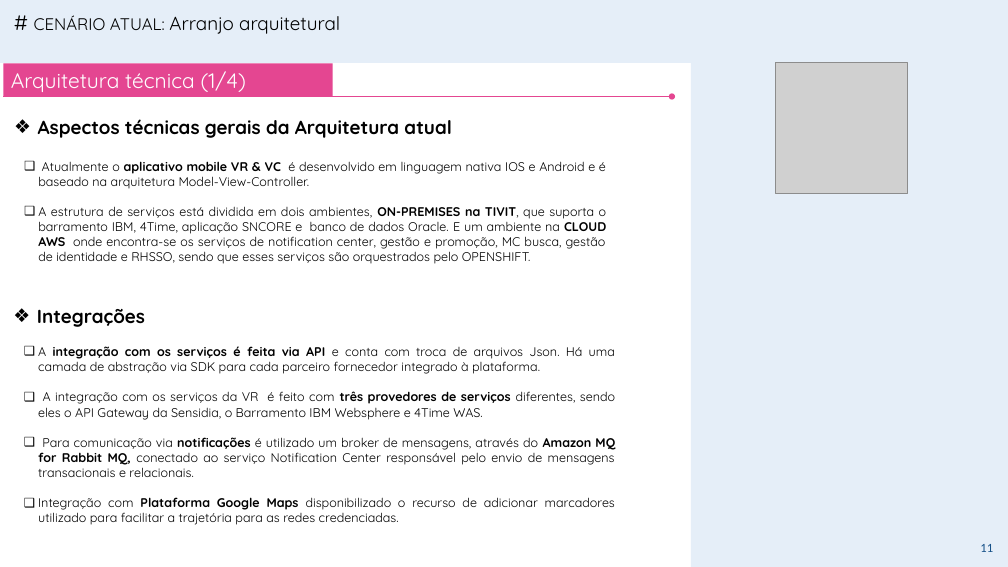
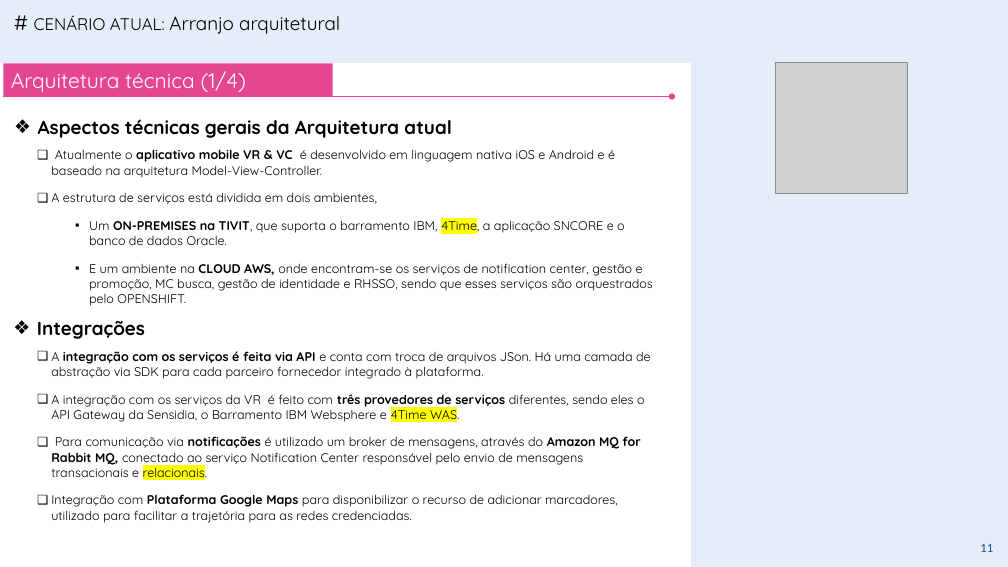
Before and after one commit to andrelcalves/reference_architectures, a slide deck: slide 11 of plataforma mobile/VR - SUPERAPP V1.0.pptx. Drawn at 1008x567 pixels with LibreOffice and Linux fonts; fonts in the diff are those of the drawing; grey boxes stand for pictures; background and template pictures are left out. Boxes give left, top, right and bottom in pixels: in the first picture for what was removed or moved away, otherwise in the second. Text is boxed around its words. In the diff, an @@ line names an element or a change of style, - is before the commit and + after.

Commit message:
arquitetura superapp mobile

```diff
--- a/plataforma mobile/VR - SUPERAPP V1.0.pptx
+++ b/plataforma mobile/VR - SUPERAPP V1.0.pptx
@@ text at [51,149,653,306]: text changed @@
-  ❑ Atualmente o aplicativo mobile VR & VC é desenvolvido em linguagem nativa IOS e Android e é baseado na arquitetura Model-View-Controller.
-  ❑ A estrutura de serviços está dividida em dois ambientes, ON-PREMISES na TIVIT, que suporta o barramento IBM, 4Time, aplicação SNCORE e banco de dados Oracle. E um ambiente na CLOUD AWS onde encontra-se os serviços de notification center, gestão e promoção, MC busca, gestão de identidade e RHSSO, sendo que esses serviços são orquestrados pelo OPENSHIFT.
+❑ Atualmente o aplicativo mobile VR & VC é desenvolvido em linguagem nativa iOS e Android e é baseado na arquitetura Model-View-Controller.
+❑ A estrutura de serviços está dividida em dois ambientes,
+  ▪ Um ON-PREMISES na TIVIT, que suporta o barramento IBM, 4Time, a aplicação SNCORE e o banco de dados Oracle.
+  ▪ E um ambiente na CLOUD AWS, onde encontram-se os serviços de notification center, gestão e promoção, MC busca, gestão de identidade e RHSSO, sendo que esses serviços são orquestrados pelo OPENSHIFT.
@@ text "Integrações": place and size @@
-text "Integrações" at [37,309,145,327]
+text "Integrações" at [37,321,145,339]
@@ text "A integração com os serviços ...": place and size @@
-text "A integração com os serviços ..." at [38,346,615,525]
+text "A integração com os serviços ..." at [51,351,651,523]
@@ text at [51,351,651,379]: text changed @@
-  ❑ A integração com os serviços é feita via API e conta com troca de arquivos Json. Há uma camada de abstração via SDK para cada parceiro fornecedor integrado à plataforma.
+❑ A integração com os serviços é feita via API e conta com troca de arquivos JSon. Há uma camada de abstração via SDK para cada parceiro fornecedor integrado à plataforma.
@@ text at [51,394,644,481]: highlight none to #FFFF00 in "4Time WAS.", "relacionais."; alignment justified to left; list level 2 to 1 in "A integração com os serviços ..."; list level 2 to 1 in "Para comunicação via notificações é ..." @@
@@ text at [51,494,618,523]: text changed @@
-  ❑ Integração com Plataforma Google Maps disponibilizado o recurso de adicionar marcadores utilizado para facilitar a trajetória para as redes credenciadas.
+❑ Integração com Plataforma Google Maps para disponibilizar o recurso de adicionar marcadores, utilizado para facilitar a trajetória para as redes credenciadas.
```
Also in this commit, not shown: 40 other slides changed, 11 slides added, 2 slides removed, 1 other file.
